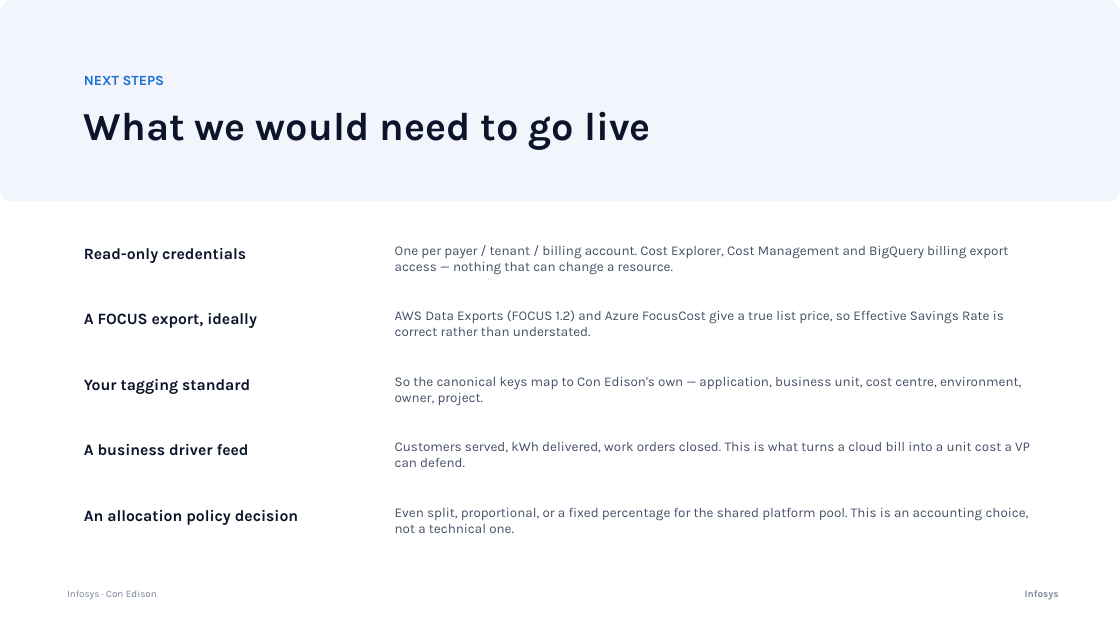
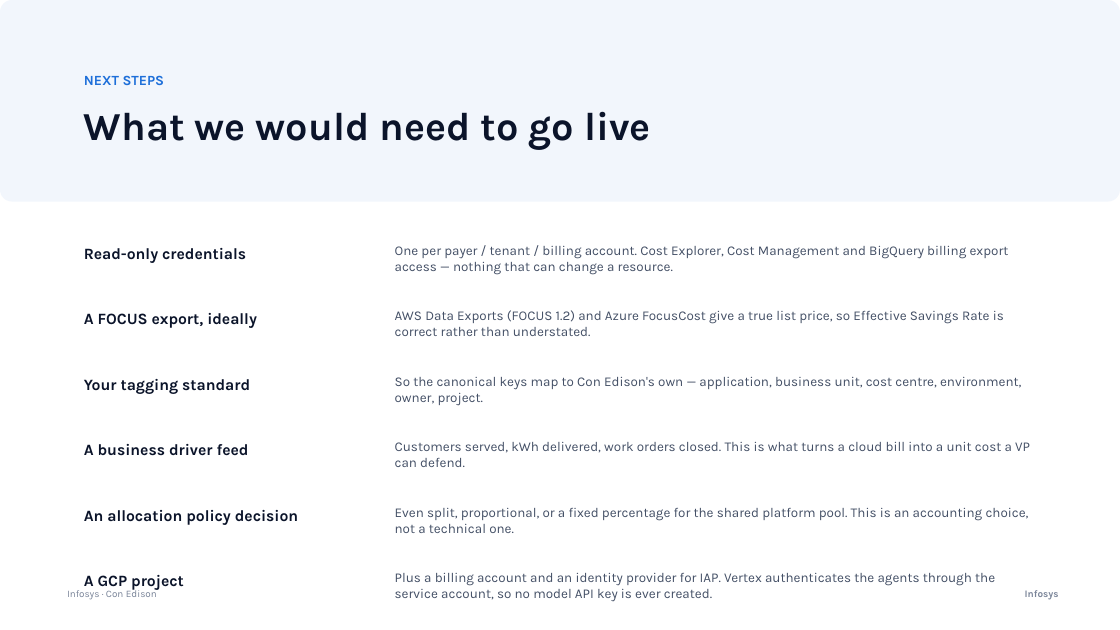
Before and after one commit to ajittgosavii/multicldfinops, a slide deck: slide 21 of Infosys_FinOps_ConEdison.pptx (slide 20 before the commit). Drawn at 1120x630 pixels with LibreOffice and Linux fonts; fonts in the diff are those of the drawing. Boxes give left, top, right and bottom in pixels: in the first picture for what was removed or moved away, otherwise in the second. Text is boxed around its words. In the diff, an @@ line names an element or a change of style, - is before the commit and + after.

```diff
--- a/Infosys_FinOps_ConEdison.pptx
+++ b/Infosys_FinOps_ConEdison.pptx
@@ text added at box(84, 575, 184, 592), 13.5 pt, text #0B142A, bold @@
+A GCP project
@@ text added at box(395, 573, 995, 601), 11.5 pt, text #445066 @@
+Plus a billing account and an identity provider for IAP. Vertex authenticates the agents through the service account, so no model API key is ever created.
```
Also in this commit, not shown: 3 other slides changed, 1 slide added, 1 other file.
